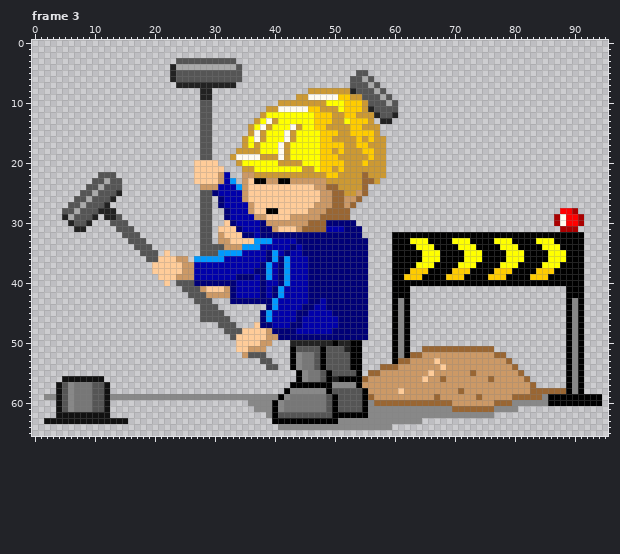
A animated GIF sprite gets an edit: tutorials/interviewing/images/construction-1.gif. Above, as it was before the edit.
The file is 96x66 pixels, 6 frames. Shown: frame 3. The commit also changed other frames, which this record leaves out.
The same view after the edit:
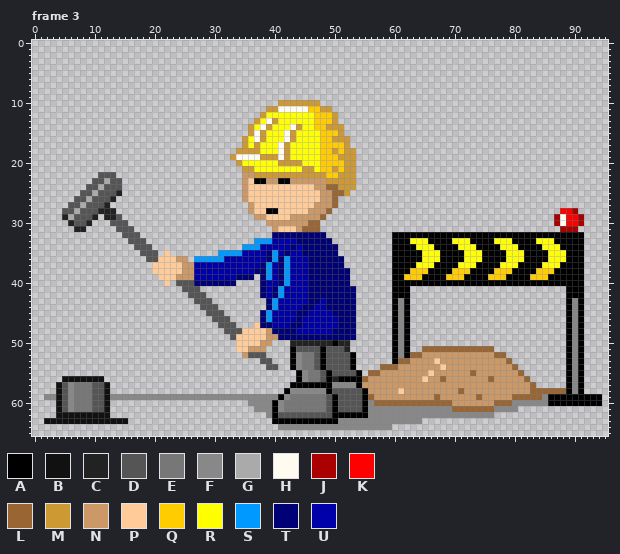
Palette (. is transparent): A #000000  B #111111  C #222222  D #555555  E #777777  F #888888  G #aaaaaa  H #fffbf0  J #aa0000  K #ff0000  L #996633  M #cc9933  N #cc9966  P #ffcc99  Q #ffcc00  R #ffff00  S #0099ff  T #000077  U #0000aa
What changed:
Frame 3:
y 3: x 24..33 DDDDDDDDDD -> ..........
y 4: x 23..34 CGGGGGGGGGGD -> ............
y 5: x 23..34 CDDDDDDDDDDD -> ............; x 54..55 DD -> ..
y 6: x 23..34 CDDDDDDDDDDD -> ............; x 53..56 DDGD -> ....
y 7: x 24..33 CCCCCCCCCC -> ..........; x 53..57 DDDGD -> .....
y 8: x 28..29 CC -> ..; x 46..58 MMMMMMMCDDDGD -> .............
y 9: x 28..29 CC -> ..; x 44..59 MMHHHHHQQMMDDDGD -> ................
y 10: x 28..29 DD -> ..; x 48..60 MRRRQQQMDDDGD -> .............
y 11: x 28..29 DD -> ..; x 50..60 MRQQQMCDDDD -> ...........
y 12: x 28..29 DD -> ..; x 51..60 MQQMMMCDDC -> ..........
y 13: x 28..29 DD -> ..; x 51..56 MRQQQM -> ......; x 58..59 CC -> ..
y 14: x 28..29 DD -> ..; x 52..57 MQQMMM -> ......
y 15: x 28..29 DD -> ..; x 52..57 MQQQQM -> ......
y 16: x 28..29 DD -> ..; x 53..58 MQMQMM -> ......
y 17: x 28..29 DD -> ..; x 53..58 MQQMMM -> ......
y 18: x 28..29 DD -> ..; x 54..58 MQQMM -> .....
y 19: x 28..29 DD -> ..; x 54..58 MMQMM -> .....
y 20: x 27..30 PPPP -> ....; x 54..58 MQMMM -> .....
y 21: x 27..31 PPPPP -> .....; x 54..58 MMMMM -> .....
y 22: x 27..32 PPPPNU -> ......; x 54..58 MLMMM -> .....
y 23: x 27..33 PPPPNUS -> .......; x 54..57 MLLM -> ....
y 24: x 28..34 NNNUUUS -> .......; x 54..55 ML -> ..
y 25: x 28..34 DDTUUUU -> .......; x 53..55 MNL -> ...
y 26: x 28..29 DD -> ..; x 31..34 TUUU -> ....; x 51..54 LNNL -> ....
y 27: x 28..29 DD -> ..; x 31..35 TUUUU -> .....; x 51..53 LNL -> ...
y 28: x 28..29 DD -> ..; x 32..35 TUUU -> ....; x 50..52 LLL -> ...
y 29: x 28..29 DD -> ..; x 32..36 TUUUU -> .....; x 49..52 LLLL -> ....
y 30: x 28..29 DD -> ..; x 32..38 PTUUUUT -> .......; x 48..53 LTTTTT -> ......
y 31: x 28..29 DD -> ..; x 31..39 PPPTUUUTT -> .........; x 48..54 LUUUTTT -> .......
y 32: x 28..29 DD -> ..; x 31..39 NPPPTTUTT -> .........; x 49..54 TTTTTT -> ......
y 33: x 28..29 DD -> ..; x 31..36 NNPPPP -> ......; x 50..55 TTTTTT -> ......
y 34: x 28..34 DDDDNNN -> .......; x 51..55 TTTTT -> .....
y 35: x 28..30 DDD -> ...; x 51..55 TTTTT -> .....
y 36..37: x 52..55 TTTT -> ....
y 38: x 53..55 TTT -> ...
y 39: x 37 U -> .; x 53..55 TTT -> ...
y 40: x 34..37 UUUU -> ....; x 53..55 TTT -> ...
y 41: x 28..37 NPPPNTUUUU -> ..........; x 54..55 TT -> ..
y 42: x 29..37 NNNNTUUUU -> .........; x 54..55 TT -> ..
y 43: x 33..38 TTTTTT -> ......; x 54..55 TT -> ..
y 44: x 54..55 TT -> ..
y 45: x 28 D -> .; x 54..55 TT -> ..
y 46: x 28..29 DD -> ..; x 54..55 TT -> ..
y 47..49: x 54..55 TT -> ..
y 50..51: x 53..54 AA -> ..
y 52..54: x 54 A -> .
